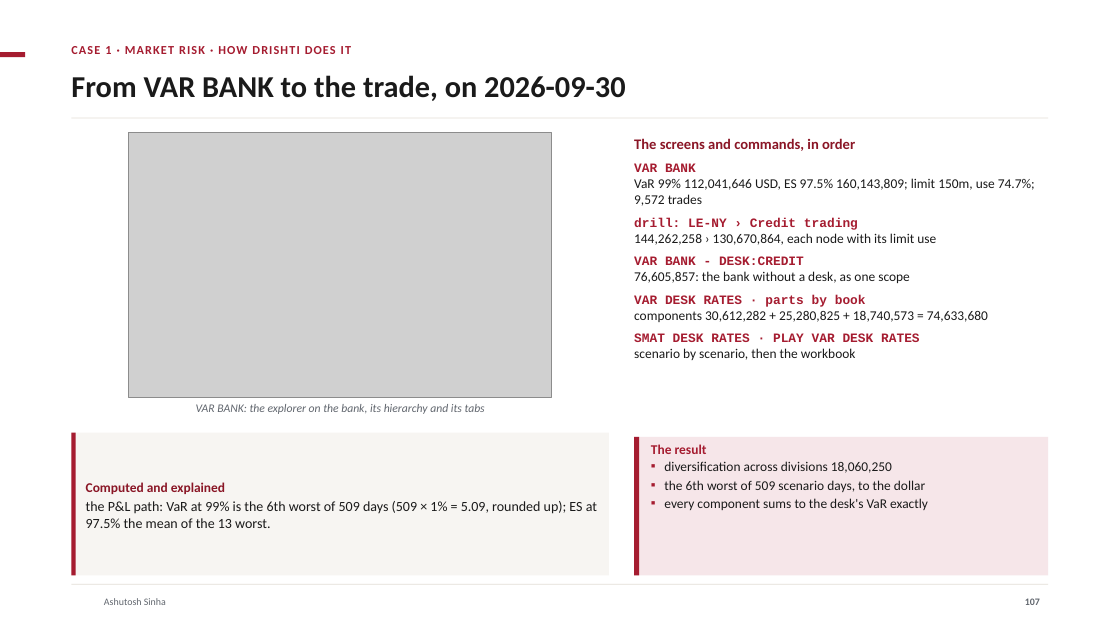
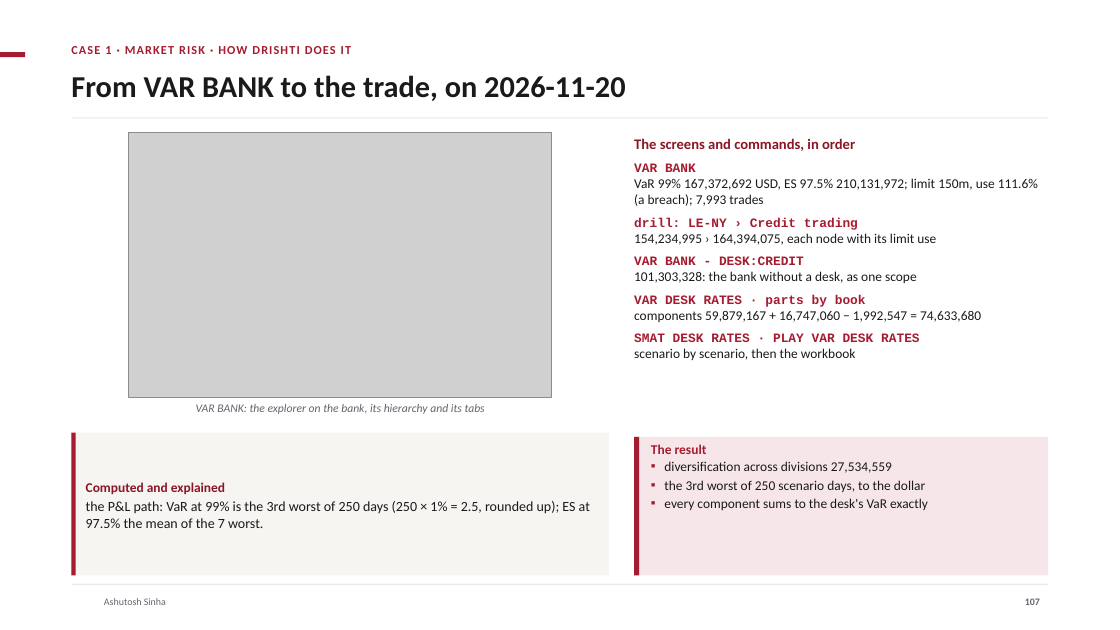
Before and after one commit to ajsinha/drishti, a slide deck: slide 107 of docs/publications/Drishti-Design-and-Evidence.pptx. Drawn at 1120x630 pixels with LibreOffice and Linux fonts; fonts in the diff are those of the drawing; grey boxes stand for pictures; background and template pictures are left out. Boxes give left, top, right and bottom in pixels: in the first picture for what was removed or moved away, otherwise in the second. Text is boxed around its words. In the diff, an @@ line names an element or a change of style, - is before the commit and + after.

Commit message:
docs: refresh the three publication decks (demo-lake figures, Windows zip and wheel-pack path, launchers, rolling upgrade command)

```diff
--- a/docs/publications/Drishti-Design-and-Evidence.pptx
+++ b/docs/publications/Drishti-Design-and-Evidence.pptx
@@ title at [71,75,625,101]: text changed @@
-From VAR BANK to the trade, on 2026-09-30
+From VAR BANK to the trade, on 2026-11-20
@@ text at [634,178,1038,206]: text changed @@
-VaR 99% 112,041,646 USD, ES 97.5% 160,143,809; limit 150m, use 74.7%; 9,572 trades
+VaR 99% 167,372,692 USD, ES 97.5% 210,131,972; limit 150m, use 111.6% (a breach); 7,993 trades
@@ text at [634,233,936,245]: text changed @@
-144,262,258 › 130,670,864, each node with its limit use
+154,234,995 › 164,394,075, each node with its limit use
@@ text at [634,271,917,283]: text changed @@
-76,605,857: the bank without a desk, as one scope
+101,303,328: the bank without a desk, as one scope
@@ text at [634,311,981,322]: text changed @@
-components 30,612,282 + 25,280,825 + 18,740,573 = 74,633,680
+components 59,879,167 + 16,747,060 − 1,992,547 = 74,633,680
@@ text at [664,461,925,492]: text changed @@
-▪ diversification across divisions 18,060,250
-▪ the 6th worst of 509 scenario days, to the dollar
+▪ diversification across divisions 27,534,559
+▪ the 3rd worst of 250 scenario days, to the dollar
@@ text at [86,501,590,528]: text changed @@
-the P&L path: VaR at 99% is the 6th worst of 509 days (509 × 1% = 5.09, rounded up); ES at 97.5% the mean of the 13 worst.
+the P&L path: VaR at 99% is the 3rd worst of 250 days (250 × 1% = 2.5, rounded up); ES at 97.5% the mean of the 7 worst.
```
Also in this commit, not shown: 20 other slides changed, 1 slide added, 2 other files.
